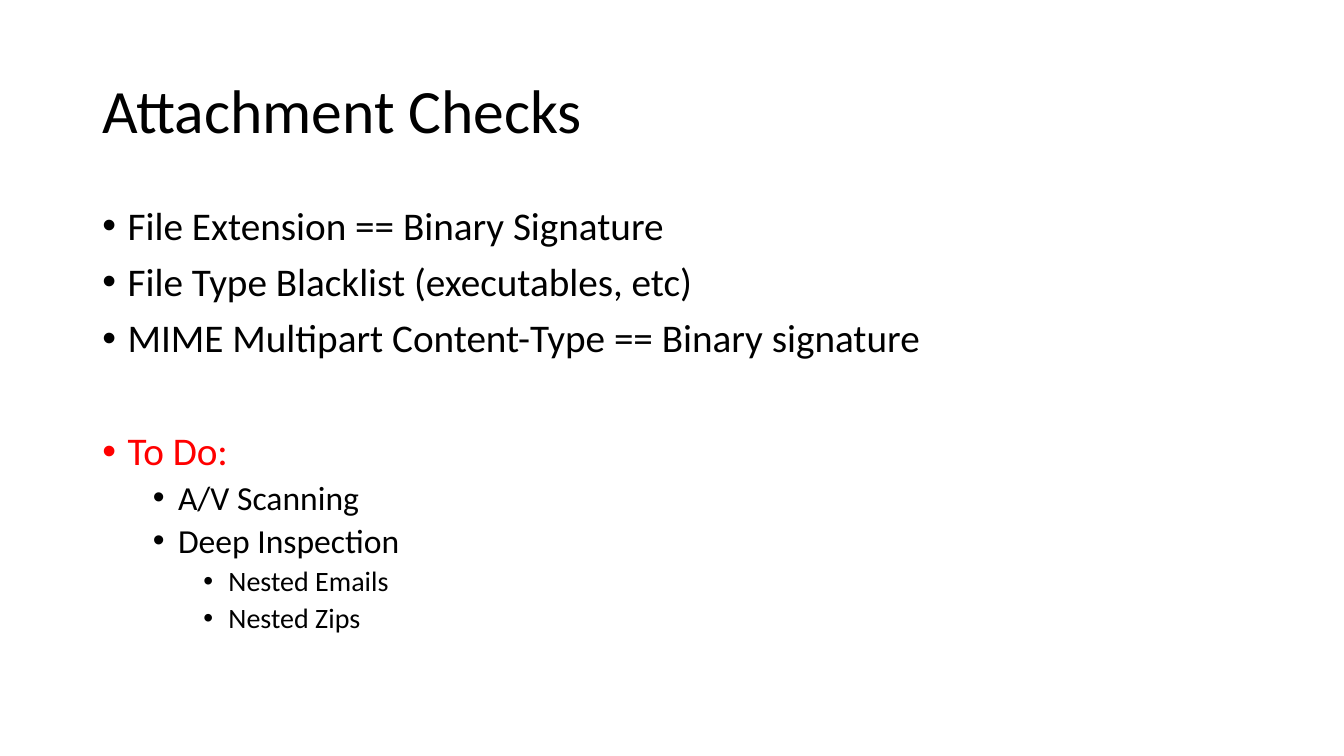
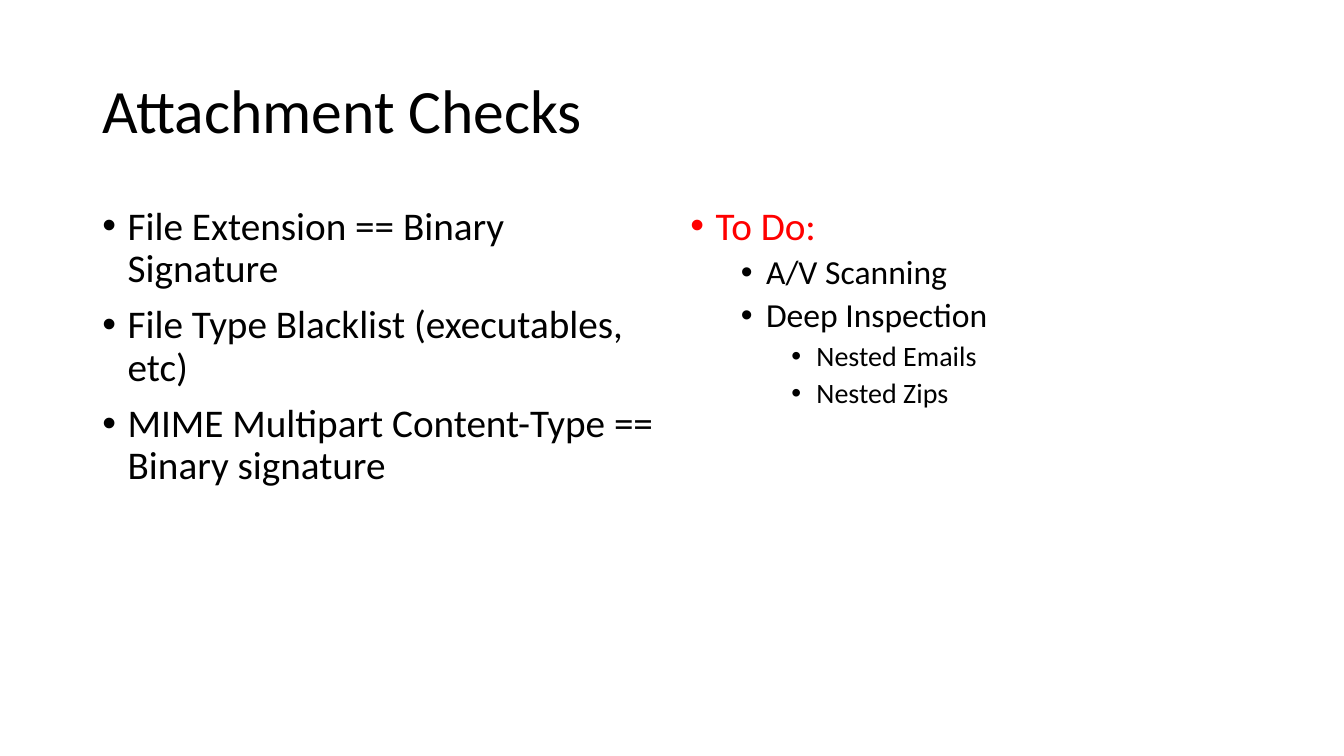
Before and after one commit to CodeChex/OutlookSafetyChecks, a slide deck: slide 12 of Outlook Safety Check.pptx. Drawn at 1344x756 pixels with LibreOffice and Linux fonts; fonts in the diff are those of the drawing. Boxes give left, top, right and bottom in pixels: in the first picture for what was removed or moved away, otherwise in the second. Text is boxed around its words. In the diff, an @@ line names an element or a change of style, - is before the commit and + after.

```diff
--- a/Outlook Safety Check.pptx
+++ b/Outlook Safety Check.pptx
@@ text added at [716,215,987,408], 24 pt, text #000000 @@
+• To Do:
+  • A/V Scanning
+  • Deep Inspection
+    • Nested Emails
+    • Nested Zips
@@ text at [128,440,399,633]: paragraphs removed @@
-• To Do:
-  • A/V Scanning
-  • Deep Inspection
-    • Nested Emails
-    • Nested Zips
```
Also in this commit, not shown: 8 other slides changed, 22 other files.
